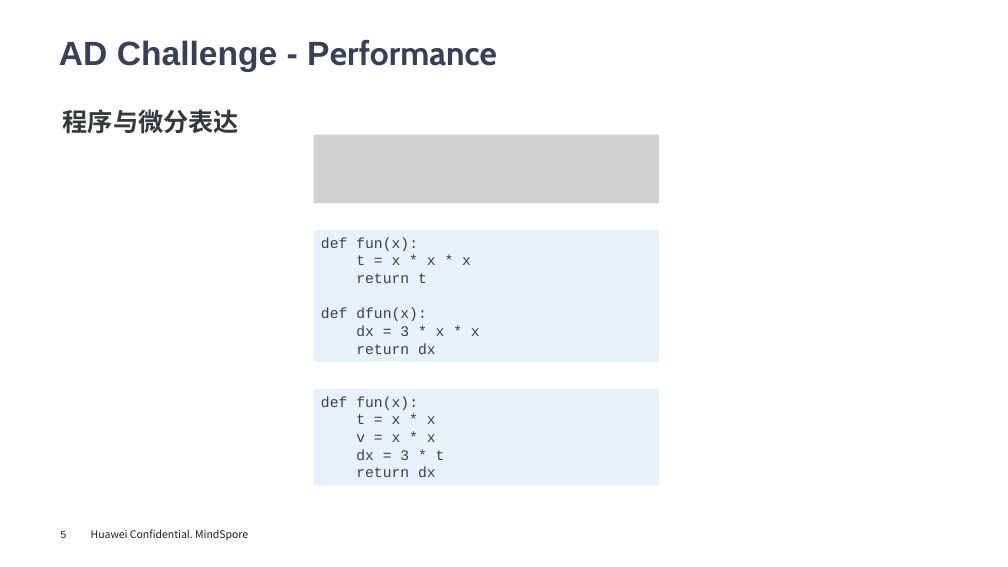
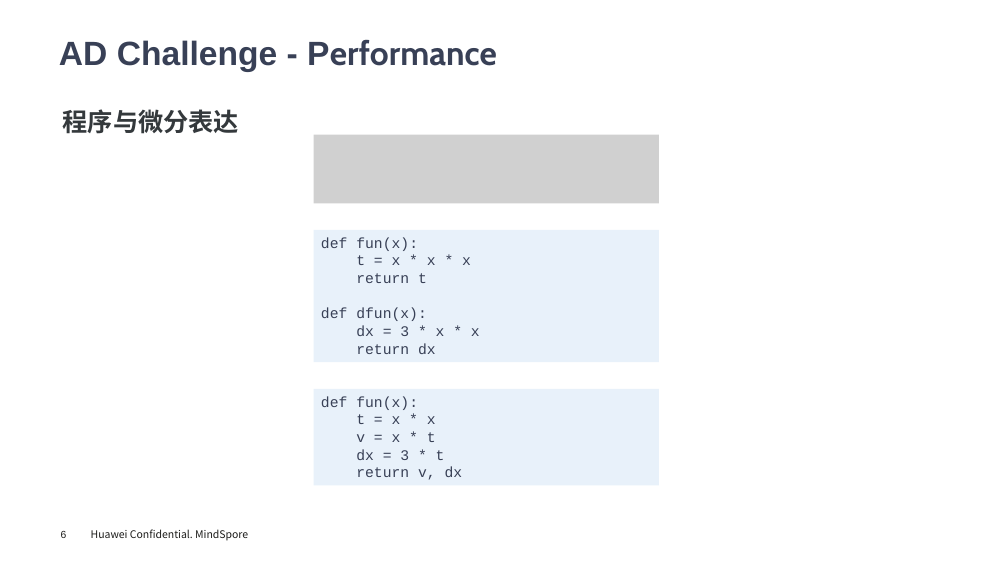
Before and after one commit to chenzomi12/AISystem, a slide deck: slide 6 of Frontend/AutoDiff/07.challenge.pptx (slide 5 before the commit). Drawn at 1008x567 pixels with LibreOffice and Linux fonts; fonts in the diff are those of the drawing; grey boxes stand for pictures; background and template pictures are left out. Boxes give left, top, right and bottom in pixels: in the first picture for what was removed or moved away, otherwise in the second. Text is boxed around its words. In the diff, an @@ line names an element or a change of style, - is before the commit and + after.

```diff
--- a/Frontend/AutoDiff/07.challenge.pptx
+++ b/Frontend/AutoDiff/07.challenge.pptx
@@ text in rectangle at [356,432,436,442]: text changed @@
-v = x * x
+v = x * t
@@ text in rectangle at [356,467,463,480]: text changed @@
-return dx
+return v, dx
```
Also in this commit, not shown: 2 other slides changed, 1 slide added, 2 other files.
